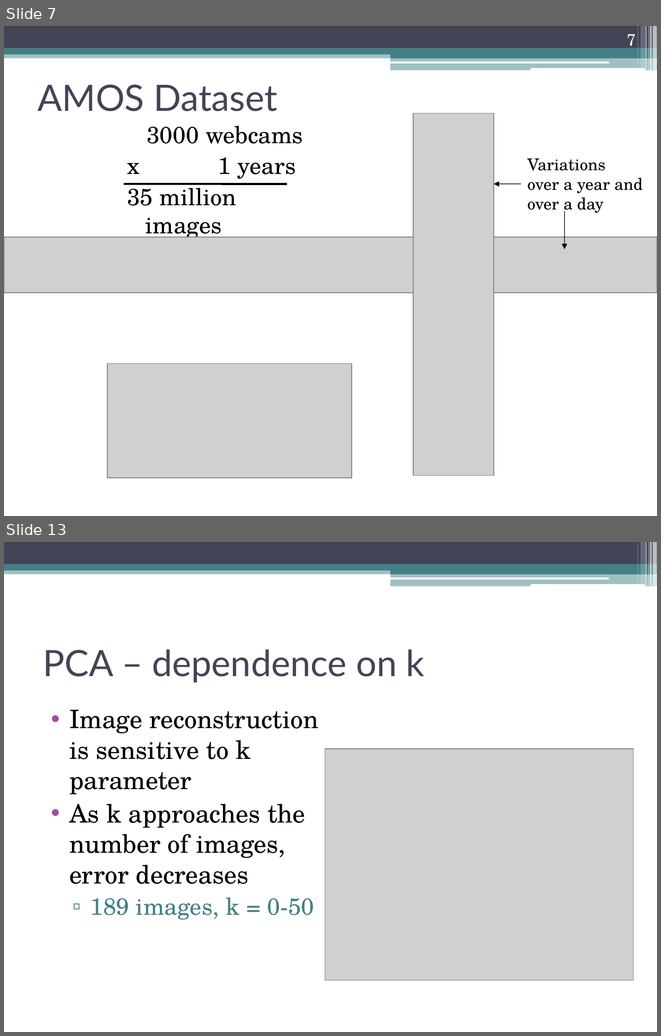
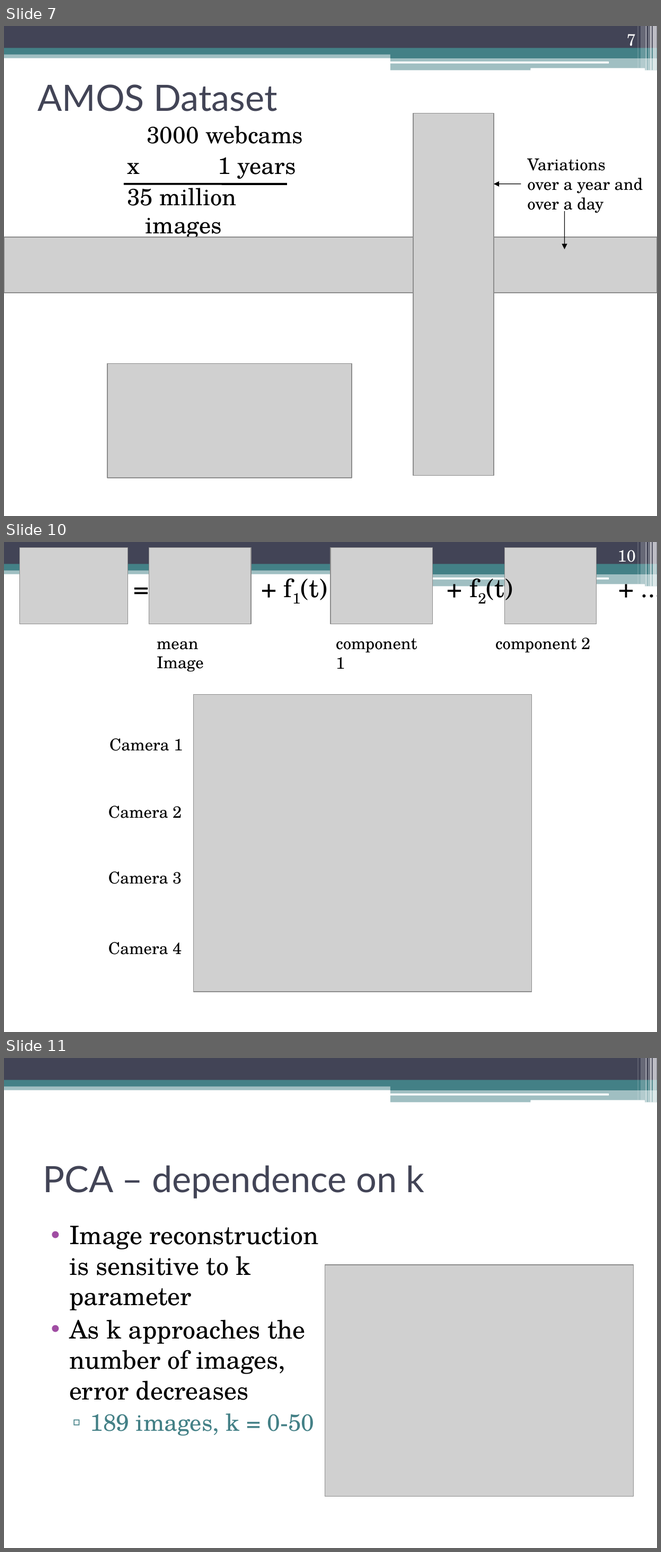
Before and after one commit to dyross/davidrossmastersproject, a slide deck: mastersProject/presentation/visualizationToolsForWebcams.pptx. Shown one above the other, each under a label of ours: slides 7 and 13 before the commit, slides 7, 10 and 11 after it; the slides between them are not shown. The pictures are 661x1036 and 661x1552 pixels, drawn with LibreOffice and Linux fonts; fonts in the diff are those of the drawing; grey boxes stand for pictures. Boxes give left, top, right and bottom in pixels: in the first picture for what was removed or moved away, otherwise in the second. Text is boxed around its words. In the diff, an @@ line names an element or a change of style, - is before the commit and + after.

```diff
--- a/mastersProject/presentation/visualizationToolsForWebcams.pptx
+++ b/mastersProject/presentation/visualizationToolsForWebcams.pptx
@@ slide 10 added at [4,542,657,1032], background #FFFFFF; not listed: 13 template elements that a slide beside it also shows @@
@@ page number added at [618,550,636,566], 18 pt, text #FFFFFF @@
+10
@@ group added at [20,548,597,672]: 4 pictures, 4 texts @@
+= + f1(t) + f2(t) + ...
+component 1
+component 2
+mean Image
@@ picture added at [193,694,531,991] @@
@@ text added at [109,738,183,751], 18 pt, text #000000 @@
+Camera 1
@@ text added at [108,805,182,818], 18 pt, text #000000 @@
+Camera 2
@@ text added at [108,871,182,884], 18 pt, text #000000 @@
+Camera 3
@@ text added at [108,942,182,954], 18 pt, text #000000 @@
+Camera 4
@@ what was slide 13 is now slide 11 @@
```
Also in this commit, not shown: 1 slide changed, 2 other slides added, 5 slides removed, 1 other file.
